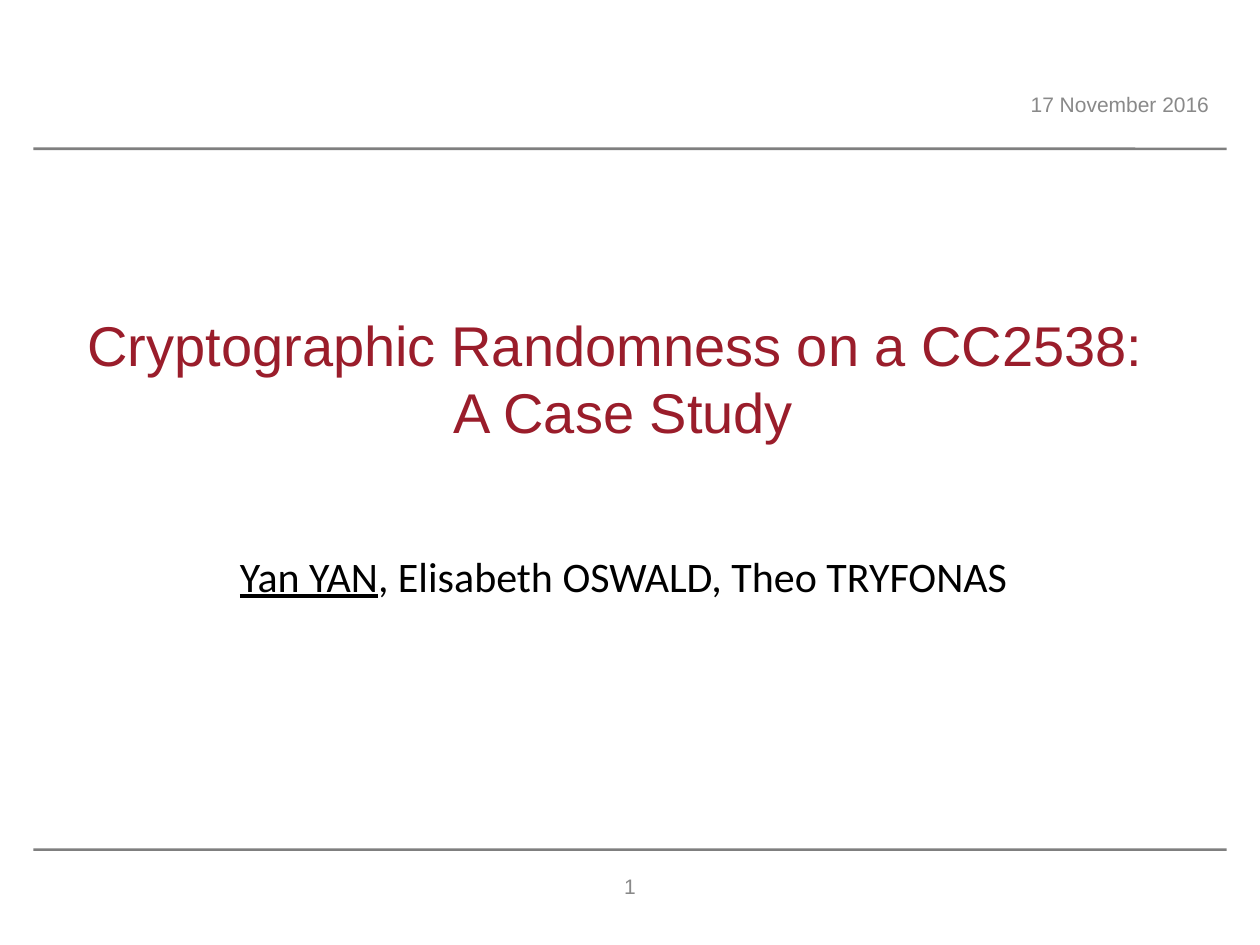
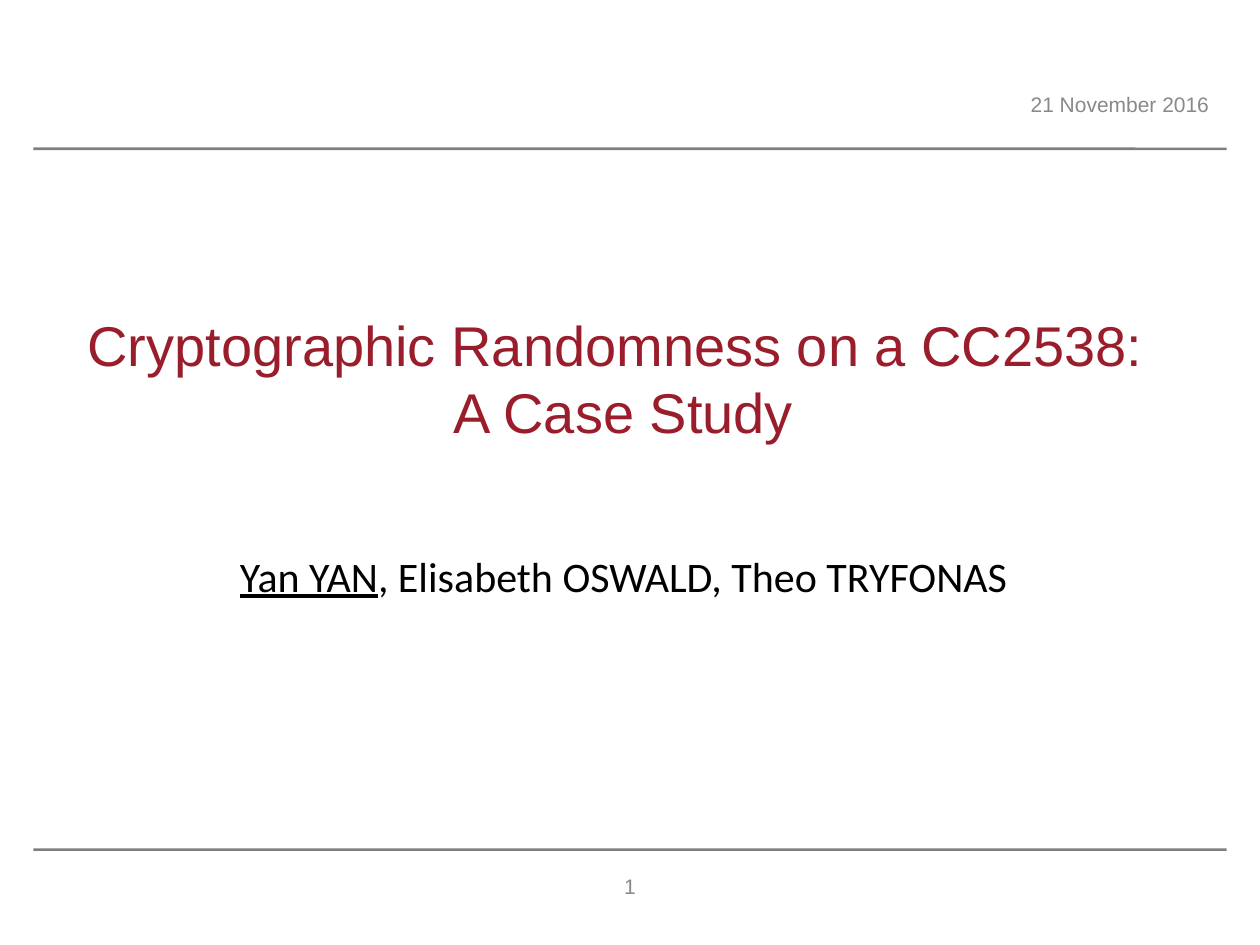
Before and after one commit to Salties/MI-Side-Channel-DTLS, a slide deck: slide 1 of Writings/Cryptographic_Randomness_On_A_CC2538/slides/wifs2016.odp. Drawn at 1260x945 pixels with LibreOffice and Linux fonts; fonts in the diff are those of the drawing; background and template pictures are left out. Boxes give left, top, right and bottom in pixels: in the first picture for what was removed or moved away, otherwise in the second. Text is boxed around its words. In the diff, an @@ line names an element or a change of style, - is before the commit and + after.

```diff
--- a/Writings/Cryptographic_Randomness_On_A_CC2538/slides/wifs2016.odp
+++ b/Writings/Cryptographic_Randomness_On_A_CC2538/slides/wifs2016.odp
@@ text at (x1=1031, y1=97, x2=1209, y2=112): text changed @@
-17 November 2016
+21 November 2016
```
Also in this commit, not shown: 2 other slides changed, 2 other files.
